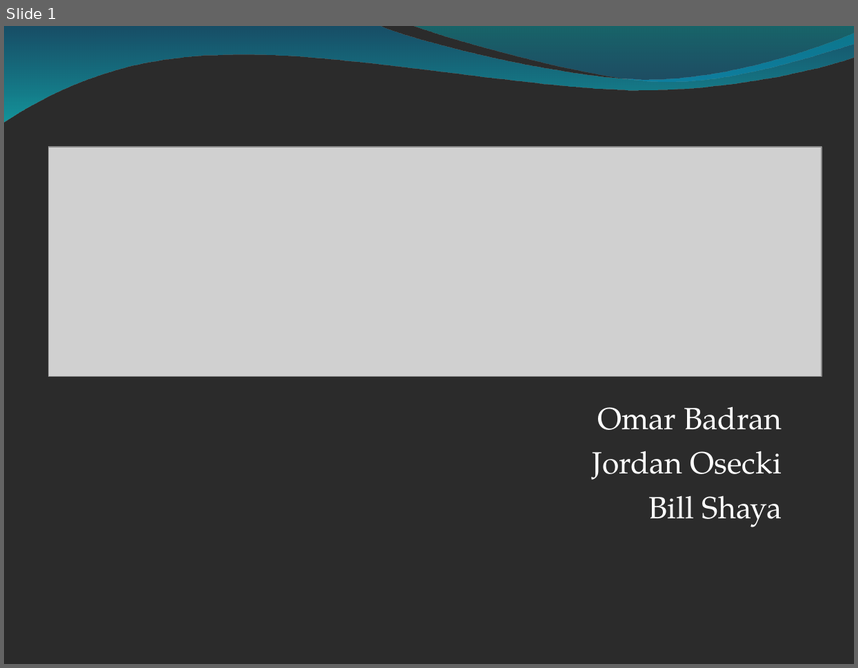
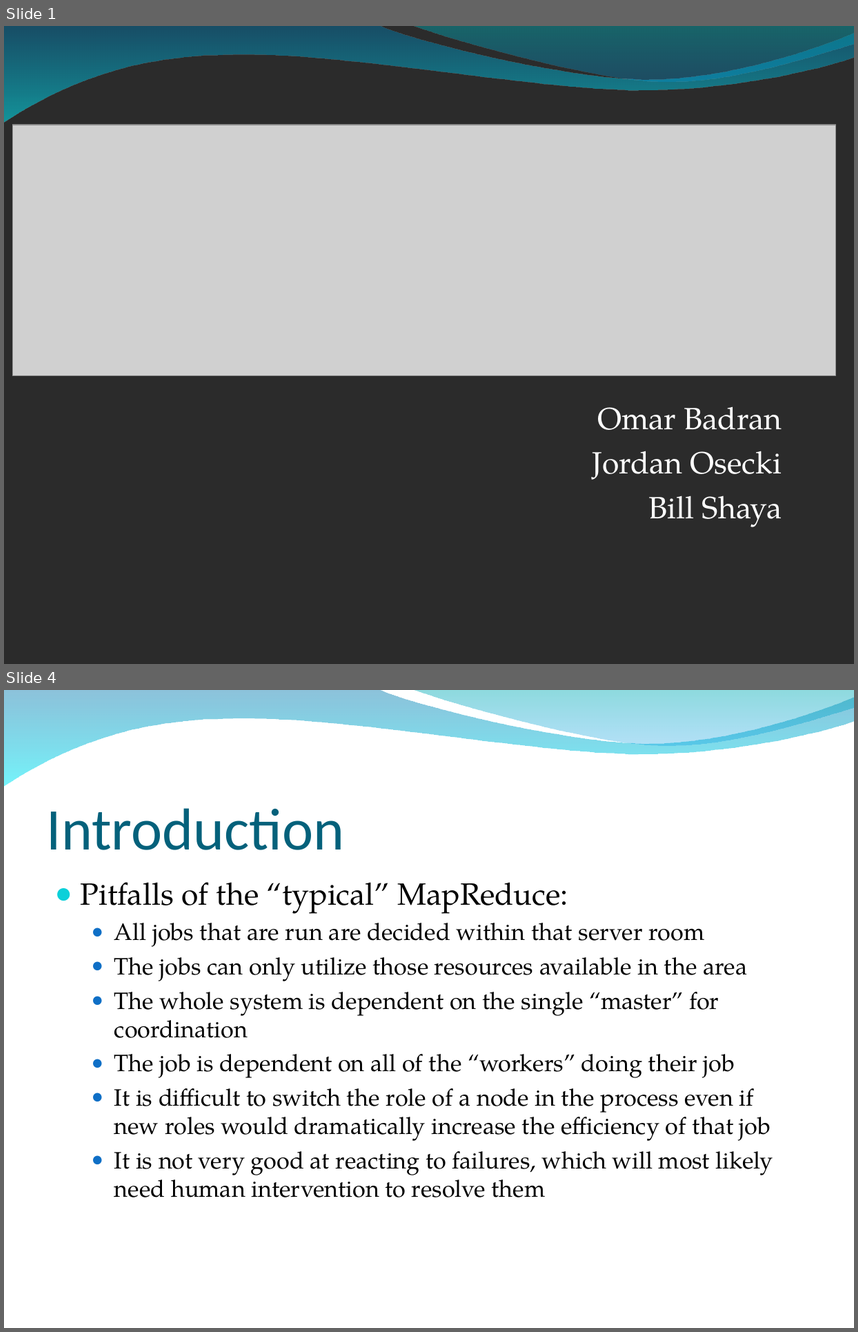
Before and after one commit to osecki/cs647, a slide deck: Documentation/Final Paper and Slides/MapReduce Final Presentation.ppt. Shown one above the other, each under a label of ours: slide 1 before the commit, slides 1 and 4 after it; the slides between them are not shown. The pictures are 858x668 and 858x1332 pixels, drawn with LibreOffice and Linux fonts; fonts in the diff are those of the drawing; grey boxes stand for pictures; background and template pictures are left out; a plain dark background stands for a picture behind light text. Boxes give left, top, right and bottom in pixels: in the first picture for what was removed or moved away, otherwise in the second. Text is boxed around its words. In the diff, an @@ line names an element or a change of style, - is before the commit and + after.

```diff
--- a/Documentation/Final Paper and Slides/MapReduce Final Presentation.ppt
+++ b/Documentation/Final Paper and Slides/MapReduce Final Presentation.ppt
@@ slide 4 added at box(4, 690, 854, 1328), background picture (left out); not listed: 2 template elements that a slide beside it also shows @@
@@ title added at box(47, 808, 344, 850), 50 pt, text #04617B @@
+Introduction
@@ text added at box(80, 882, 773, 1197), 20 pt, text #000000 @@
+● Pitfalls of the “typical” MapReduce:
+  ● All jobs that are run are decided within that server room
+  ● The jobs can only utilize those resources available in the area
+  ● The whole system is dependent on the single “master” for coordination
+  ● The job is dependent on all of the “workers” doing their job
+  ● It is difficult to switch the role of a node in the process even if new roles would dramatically increase the efficiency of that job
+  ● It is not very good at reacting to failures, which will most likely need human intervention to resolve them
@@ slide 1 changed as well @@
@@ picture: place and size @@
-picture at box(48, 147, 822, 377)
+picture at box(12, 125, 836, 375)
```
Also in this commit, not shown: 4 other slides changed, 34 other slides added, 4 slides removed, 3 other files.
